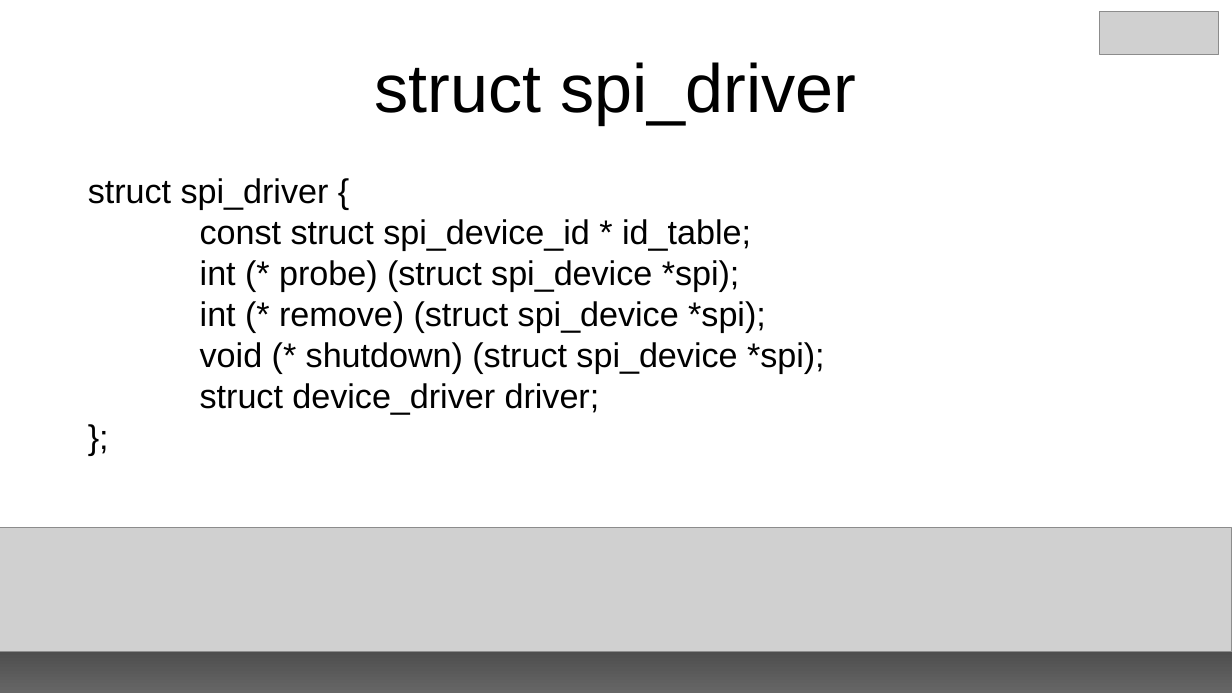
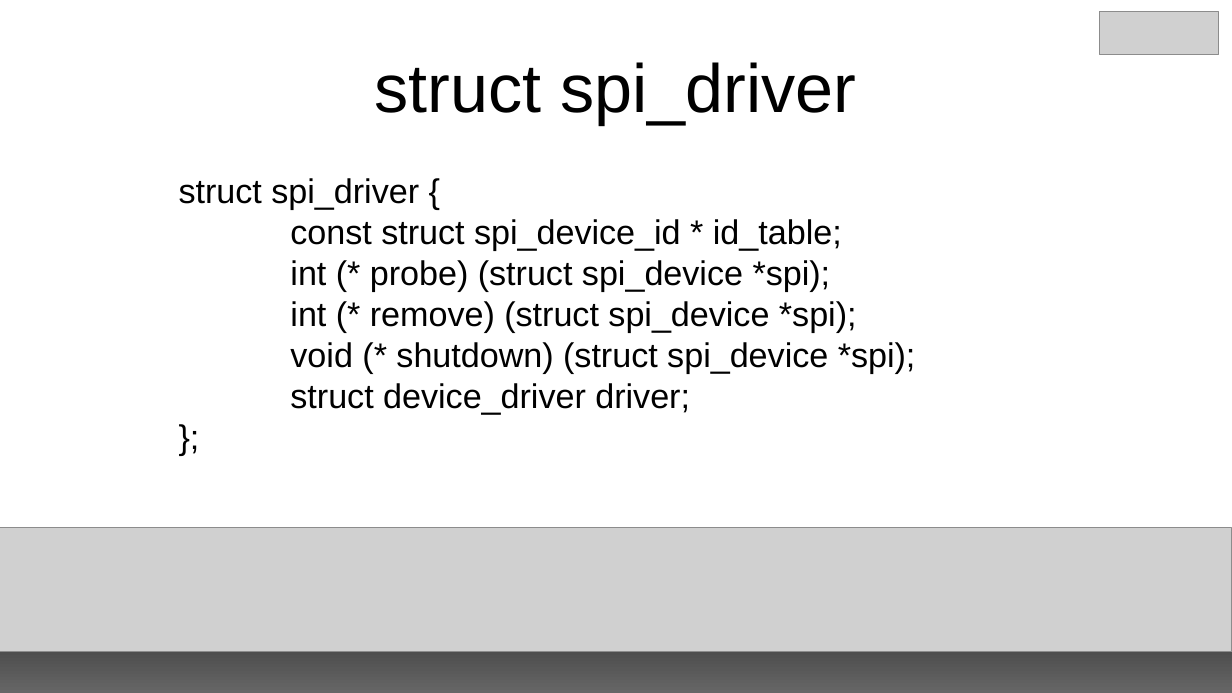
Before and after one commit to e-ale/Slides, a slide deck: slide 24 of building-an-spi-driver.odp. Drawn at 1232x693 pixels with LibreOffice and Linux fonts; fonts in the diff are those of the drawing; grey boxes stand for pictures. Boxes give left, top, right and bottom in pixels: in the first picture for what was removed or moved away, otherwise in the second. Text is boxed around its words. In the diff, an @@ line names an element or a change of style, - is before the commit and + after.

```diff
--- a/building-an-spi-driver.odp
+++ b/building-an-spi-driver.odp
@@ text "struct spi_driver {": place and size @@
-text "struct spi_driver {" at (88, 178, 825, 415)
+text "struct spi_driver {" at (179, 178, 916, 415)
```
Also in this commit, not shown: 4 other slides changed, 2 slides added.
